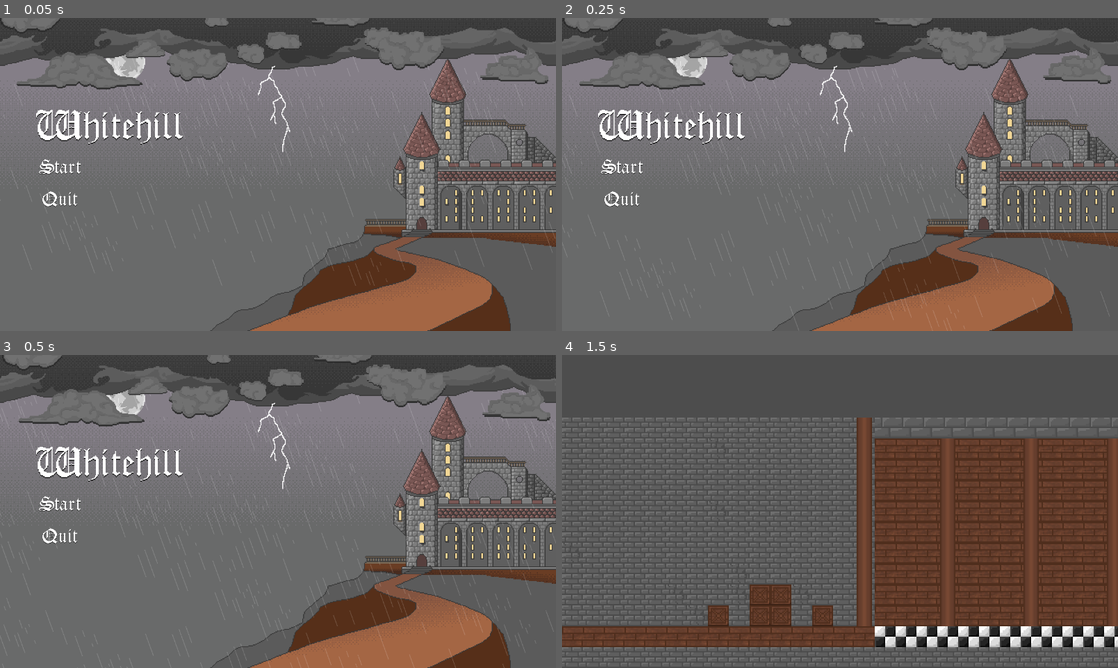
Above: before the commit, frames 1-4 (two rows, left to right).
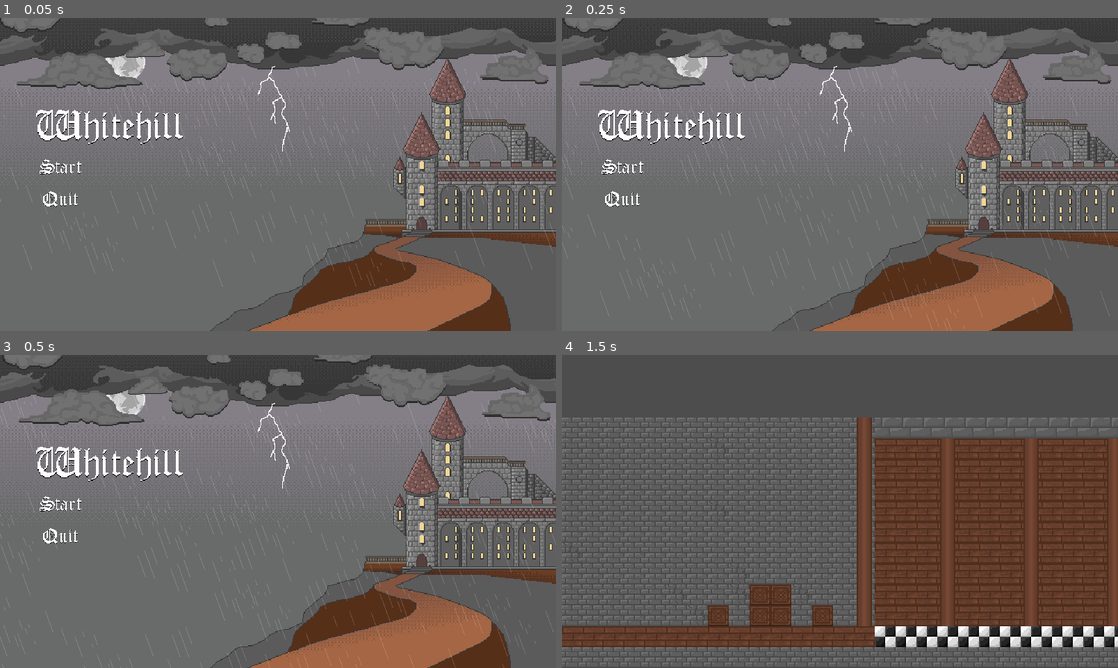
Above: after the commit, the same moments.

Repository: lestercantor/gwj-74---haunted
Game: Godot game, scene res://Art Assets/Art Scenes/MainMenuBackground.tscn
Two runs of this game, one before a commit and one after it. Both use one fixed random seed, a clock stepped at 60 frames per second and the inputs below.
Inputs (mouse positions are in pixels of both pictures, inside the frame that each line leads up to):
- Up to frame 1 (0.05 s): no input
- Up to frame 2 (0.25 s): no input
- Up to frame 3 (0.5 s): no input
- Up to frame 4 (1.5 s): click (623, 505) at 0.5 s; tap Enter at 1.25 s; hold D (move_right) from 1.28 s (still down); tap Space (jump) at 1.35 s

The runs differ from the first frame. In frame 1, 1.4% of the frame differs, in the area x 0-100%, y 0-100%; in frame 2, 1.4%; in frame 3, 1.6%; in frame 4, less than 0.1%.

Commit message:
enemy moves towards player's direction and flips when necessary

Diff:
--- /dev/null
+++ b/Enemy/detection_range.gd
@@ -0,0 +1,13 @@
+extends Area2D
+class_name DetectionRange
+
+var player: Player = null
+
+func can_see_player() -> bool:
+	return player != null
+
+func _on_body_entered(body: Node2D) -> void:
+	player = body
+
+func _on_body_exited(_body: Node2D) -> void:
+	player = null
--- a/Enemy/enemy.gd
+++ b/Enemy/enemy.gd
@@ -1,12 +1,31 @@
 extends CharacterBody2D
 class_name Enemy
 
+@export var speed: float = 150
+@export var jump_height: float = -100
 
-# Called when the node enters the scene tree for the first time.
-func _ready() -> void:
-	pass # Replace with function body.
+@onready var detection_range: Area2D = $DetectionRange
+@onready var flip_direction: Node2D = $FlipDirection
 
+var move_direction: Vector2 = Vector2.RIGHT:
+	set(new_direction):
+		if move_direction != new_direction:
+			move_direction = new_direction
+			flip_direction.scale.x = new_direction.x
 
-# Called every frame. 'delta' is the elapsed time since the previous frame.
-func _process(delta: float) -> void:
-	pass
+func _physics_process(delta: float) -> void:
+	# Add the gravity
+	if not is_on_floor():
+		velocity += get_gravity() * delta
+
+	var player: Player = detection_range.player
+	if player != null:
+		var direction: float = position.x - player.position.x
+		if direction < 0:
+			move_direction = Vector2.RIGHT
+		else:
+			move_direction = Vector2.LEFT
+		velocity.x = speed * move_direction.x
+	else:
+		velocity.x = 0
+	move_and_slide()
--- a/Enemy/enemy.tscn
+++ b/Enemy/enemy.tscn
@@ -1,13 +1,40 @@
-[gd_scene load_steps=3 format=3 uid="uid://datyn7j67bbd7"]
+[gd_scene load_steps=6 format=3 uid="uid://datyn7j67bbd7"]
 
 [ext_resource type="Script" path="res://Enemy/enemy.gd" id="1_gpxii"]
+[ext_resource type="Script" path="res://Enemy/detection_range.gd" id="2_ni1g3"]
+
+[sub_resource type="RectangleShape2D" id="RectangleShape2D_qd42i"]
 
 [sub_resource type="CapsuleShape2D" id="CapsuleShape2D_fb34a"]
+
+[sub_resource type="CapsuleShape2D" id="CapsuleShape2D_owpkq"]
+radius = 16.2063
+height = 54.7944
 
 [node name="Enemy" type="CharacterBody2D"]
 collision_layer = 4
 collision_mask = 3
 script = ExtResource("1_gpxii")
 
+[node name="FlipDirection" type="Node2D" parent="."]
+
+[node name="Area2D" type="Area2D" parent="FlipDirection"]
+
+[node name="CollisionShape2D" type="CollisionShape2D" parent="FlipDirection/Area2D"]
+position = Vector2(108, -71)
+shape = SubResource("RectangleShape2D_qd42i")
+
 [node name="EnemyCollision" type="CollisionShape2D" parent="."]
 shape = SubResource("CapsuleShape2D_fb34a")
+
+[node name="DetectionRange" type="Area2D" parent="."]
+collision_layer = 0
+collision_mask = 2
+script = ExtResource("2_ni1g3")
+
+[node name="DetectionCollision" type="CollisionShape2D" parent="DetectionRange"]
+scale = Vector2(18.9433, 1.095)
+shape = SubResource("CapsuleShape2D_owpkq")
+
+[connection signal="body_entered" from="DetectionRange" to="DetectionRange" method="_on_body_entered"]
+[connection signal="body_exited" from="DetectionRange" to="DetectionRange" method="_on_body_exited"]
--- a/project.godot
+++ b/project.godot
@@ -19,8 +19,7 @@
 
 window/size/viewport_width=1280
 window/size/viewport_height=720
-window/size/mode=3
-window/stretch/mode="viewport"
+window/stretch/mode="canvas_items"
 
 [input]
 
--- a/test_scene.tscn
+++ b/test_scene.tscn
@@ -14,8 +14,8 @@
 position = Vector2(110, 76)
 shape = SubResource("WorldBoundaryShape2D_2okn2")
 
-[node name="Player" parent="." instance=ExtResource("1_rgvpv")]
-position = Vector2(74, -39)
-
 [node name="Enemy" parent="." instance=ExtResource("2_tosly")]
 position = Vector2(191, 173)
+
+[node name="Player" parent="." instance=ExtResource("1_rgvpv")]
+position = Vector2(250, 17)
